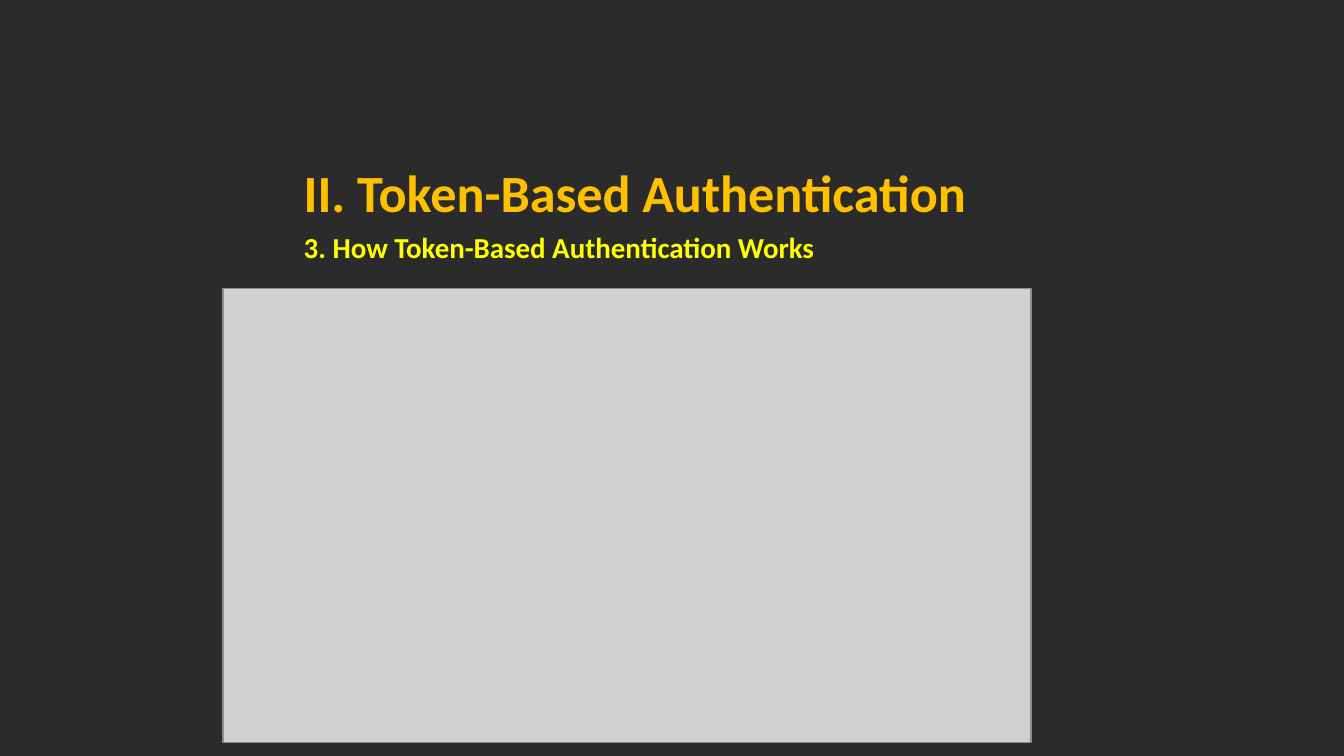
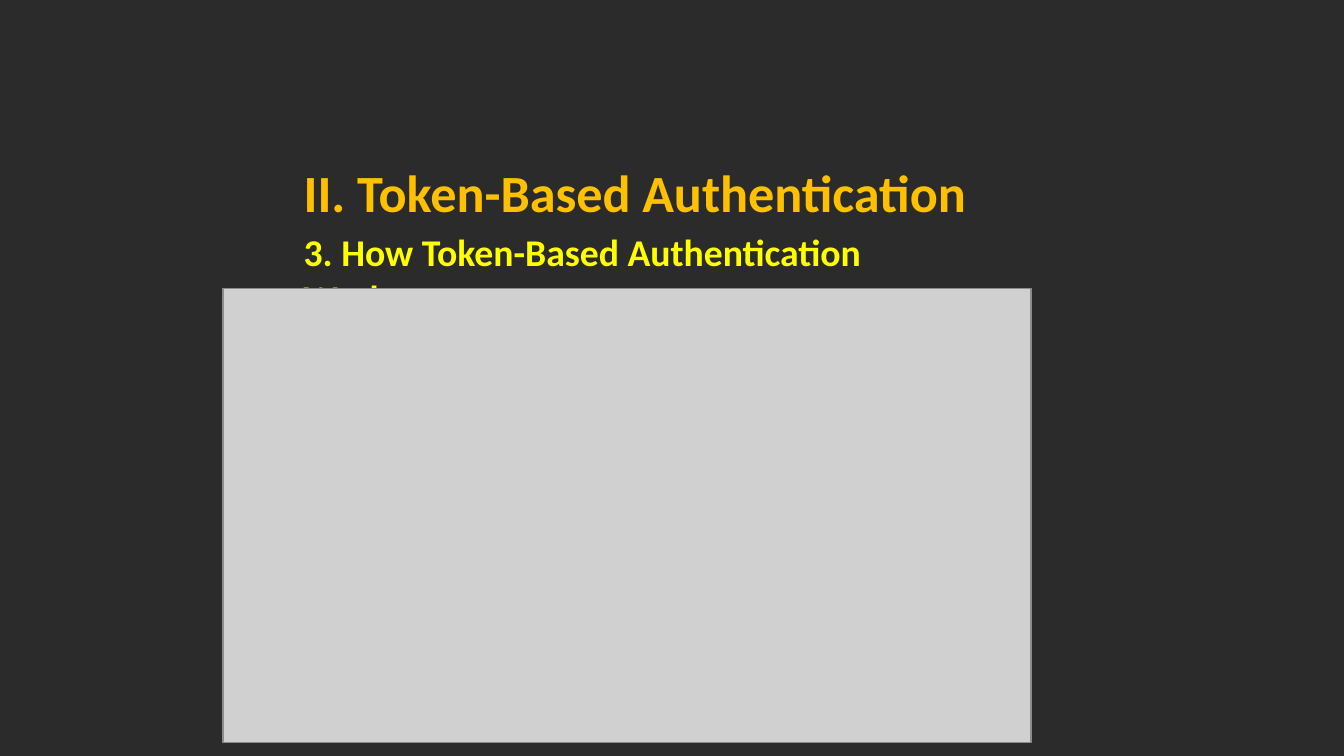
Before and after one commit to hoangmyit/Angular-NetCoreAuthenticationWithJWT, a slide deck: slide 15 of 1. Documents/AngularAuthenticationAndAuthorization.pptx. Drawn at 1344x756 pixels with LibreOffice and Linux fonts; fonts in the diff are those of the drawing; grey boxes stand for pictures; background and template pictures are left out; a plain dark background stands for a picture behind light text. Boxes give left, top, right and bottom in pixels: in the first picture for what was removed or moved away, otherwise in the second. Text is boxed around its words. In the diff, an @@ line names an element or a change of style, - is before the commit and + after.

```diff
--- a/1. Documents/AngularAuthenticationAndAuthorization.pptx
+++ b/1. Documents/AngularAuthenticationAndAuthorization.pptx
@@ text "3. How Token-Based Authentication Works" at (x1=304, y1=239, x2=861, y2=289): size 15.5 to 20.1 pt @@
```
Also in this commit, not shown: 4 other slides changed, 2 other files.
